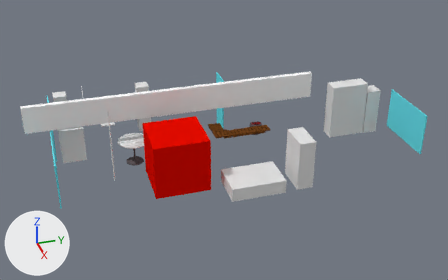
A saved change to the Blender file home.blend.
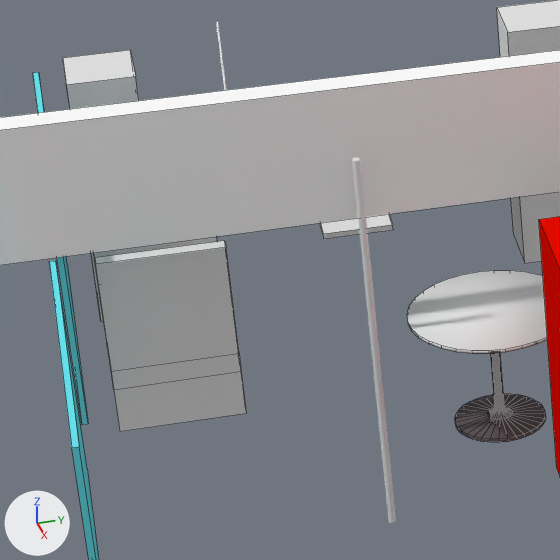
Old and new are each drawn whole from a 50 mm lens placed at (21.0, -5.88, 12.25), pointed at (0.89, 0.19, 0.71) and again close up on the part from 9% to 33% of the width and 29% to 67% of the height. The lights are fixed; the arrows at lower left show +X, +Y and +Z. The close-ups show mesh edges as thin lines.

Names of what the first close-up shows: 'Cube.003', 'Cube.004', 'Cylinder', 'Vive_and_kinect_area', 'bus_bench', 'dance_pole', 'roof_beam', 'table_extension', 'window', 'window.001'.
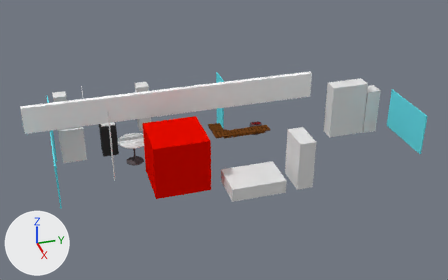
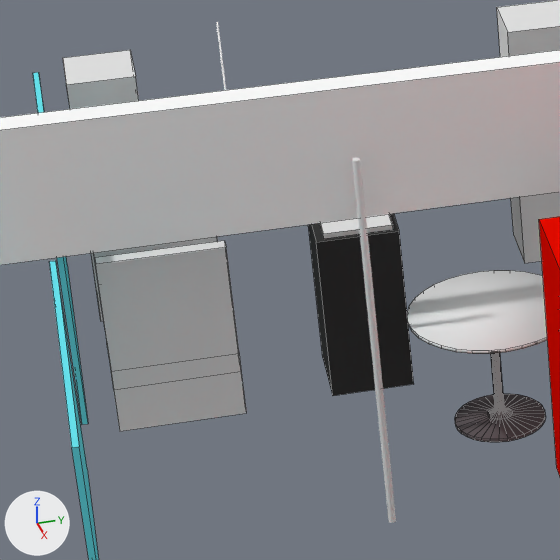
Edits to the bpy script that builds the scene:
```text
Add mat_material_006:
    mat_material_006 = diffuse_material('Material.006')
    mat_material_006.base_color = (0.042, 0.042, 0.042)  # black #3a3a3a
Add me_cube_026:
    me_cube_026.from_pydata(...)  # a box spanning x -1.051..-0.451, y -4.32..-3.72, z -0.018..1.265
    me_cube_026.materials.append(mat_material_006)  # black #3a3a3a
Add ob_booze_cabinet:
    ob_booze_cabinet = bpy.data.objects.new('booze_cabinet', me_cube_026)
    ob_booze_cabinet.location = (0.0, 0.0, 0.0)
```

What differs and where, as boxes (x1, y1, x2, y2) in the close-ups (560 x 560 px):
'booze_cabinet', added (black)
    after: (308, 213, 414, 396)
